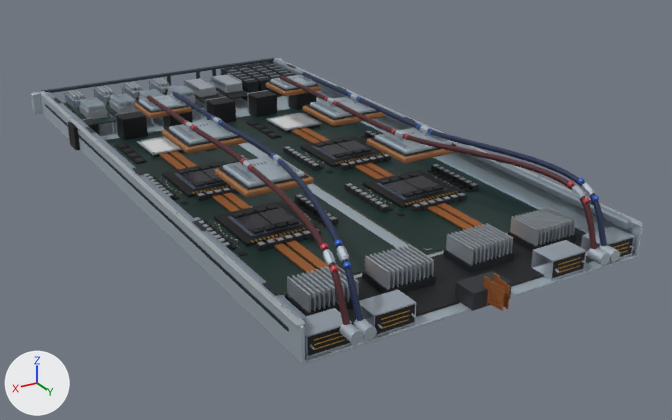
The Blender file tools/blender/compute-tray-gb200.blend as it was, and as the next commit left it.
Before and after are seen from a camera (50 mm lens) standing at (0.575, 1.1, 0.474) and looking at (-0.042, 0.071, -0.041). Every picture has the same lights, and +X, +Y and +Z are marked at lower left. The first picture is the older version.

The first picture shows 'Folded outer wall', 'Folded outer wall.001', 'Formed aluminum chassis', 'REFERENCE_tray-gb200_0012', 'REFERENCE_tray-gb200_0013', 'REFERENCE_tray-gb200_0015', 'REFERENCE_tray-gb200_0016', 'REFERENCE_tray-gb200_0017', 'REFERENCE_tray-gb200_0019', 'REFERENCE_tray-gb200_0028', 'REFERENCE_tray-gb200_0033', 'REFERENCE_tray-gb200_0039', 'REFERENCE_tray-gb200_0041' and 67 more.
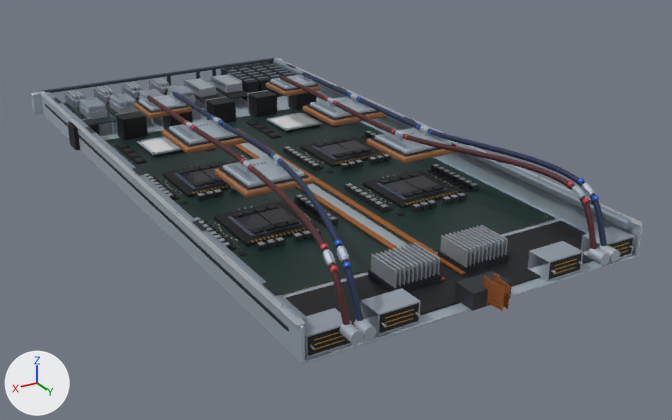
What differs and where, as boxes (x1, y1, x2, y2) in the pictures (672 x 420 px; the box of a moved part takes in the faces that stretch with it):
'REFERENCE_tray-gb200_0033', reshaped (13% narrower, 11% shorter)
    before: (68, 78, 575, 313)
    after: (68, 78, 508, 288)
'REFERENCE_tray-gb200_0016', reshaped
    before: (159, 127, 486, 274)
    after: (234, 128, 467, 281)
part 1 of me_mesh_12, moved or reshaped
    before: (531, 240, 587, 280)
    after: (528, 241, 583, 281)
part 2 of me_mesh_12, moved or reshaped
    before: (360, 290, 416, 336)
    after: (361, 288, 420, 335)
part 3 of me_mesh_16, added
    after: (237, 128, 467, 275)
part 4 of me_mesh_16, added
    after: (234, 144, 445, 281)
part 5 of me_mesh_16, deleted (mostly hidden)
    before: (300, 127, 486, 227)
part 6 of me_mesh_16, deleted (mostly hidden)
    before: (291, 129, 474, 230)
part 7 of me_mesh_16, deleted (mostly hidden)
    before: (170, 151, 329, 270)
part 8 of me_mesh_16, deleted (mostly hidden)
    before: (159, 153, 315, 274)
part 9 of me_mesh_19, moved or reshaped
    before: (552, 252, 585, 278)
    after: (549, 253, 582, 279)
part 10 of me_mesh_19, moved or reshaped
    before: (375, 305, 415, 334)
    after: (379, 303, 419, 333)
part 11 of me_mesh_33, moved or reshaped
    before: (451, 233, 478, 264)
    after: (449, 233, 476, 265)
part 12 of me_mesh_33, moved or reshaped
    before: (404, 245, 430, 278)
    after: (441, 235, 468, 267)
part 13 of me_mesh_33, moved or reshaped
    before: (395, 247, 421, 280)
    after: (414, 243, 440, 275)
part 14 of me_mesh_33, moved or reshaped
    before: (382, 251, 408, 284)
    after: (405, 245, 431, 278)
part 15 of me_mesh_33, moved or reshaped
    before: (374, 253, 399, 287)
    after: (397, 247, 423, 280)
part 16 of me_mesh_33, moved or reshaped
    before: (365, 256, 390, 290)
    after: (384, 250, 410, 284)
part 17 of me_mesh_33, moved or reshaped
    before: (336, 265, 359, 292)
    after: (376, 253, 401, 286)
part 18 of me_mesh_33, deleted
    before: (223, 158, 575, 313)
part 19 of me_mesh_33, moved or reshaped
    before: (369, 224, 509, 288)
    after: (372, 225, 508, 287)

Edits to the bpy script that builds the scene:
```text
Change me_mesh_12:
    where me_mesh_12.from_pydata(...)  # 128 vertices, 240 faces; spans x -0.215..0.215, y -0.447..0.446, z 0.003..0.031
    used by ob_reference_tray_gb200_0012; parent = ob_technical_layout_reference_tray_gb200; location = (0.0, 0.0, 0.0)
    me_mesh_12 part 1: the loose piece of 24 vertices spanning x -0.14..-0.09, y 0.414..0.446, z 0.003..0.027 is moved by (0.005, 0.0, 0.0)
    me_mesh_12 part 2: the loose piece of 24 vertices spanning x 0.09..0.14, y 0.414..0.446, z 0.003..0.027 is moved by (-0.005, 0.0, 0.0)
Change me_mesh_16:
    used by ob_reference_tray_gb200_0016; parent = ob_technical_layout_reference_tray_gb200; location = (0.0, 0.0, 0.0)
    remove me_mesh_16.from_pydata(...)  # 32 vertices, 48 faces; spans x -0.116..0.132, y -0.17..0.35, z 0.006..0.008
    add me_mesh_16.from_pydata(...)  # 16 vertices, 24 faces; spans x -0.019..0.019, y -0.195..0.39, z 0.006..0.008
    me_mesh_16 part 3: a new loose piece, a box spanning x -0.019..-0.011, y -0.195..0.39, z 0.006..0.008, in mat_physical_16 (orange #b87543)
    me_mesh_16 part 4: a new loose piece, a box spanning x 0.011..0.019, y -0.195..0.39, z 0.006..0.008, in mat_physical_16 (orange #b87543)
    me_mesh_16 part 5: the loose piece of 8 vertices spanning x -0.116..-0.104, y -0.17..0.35, z 0.006..0.008 is deleted
    me_mesh_16 part 6: the loose piece of 8 vertices spanning x -0.1..-0.088, y -0.17..0.35, z 0.006..0.008 is deleted
    me_mesh_16 part 7: the loose piece of 8 vertices spanning x 0.104..0.116, y -0.17..0.35, z 0.006..0.008 is deleted
    me_mesh_16 part 8: the loose piece of 8 vertices spanning x 0.12..0.132, y -0.17..0.35, z 0.006..0.008 is deleted
Change me_mesh_19:
    where me_mesh_19.from_pydata(...)  # 224 vertices, 336 faces; spans x -0.213..0.213, y -0.397..0.446, z 0.005..0.026
    used by ob_reference_tray_gb200_0019; parent = ob_technical_layout_reference_tray_gb200; location = (0.0, 0.0, 0.0)
    me_mesh_19 part 9: the loose piece of 8 vertices spanning x -0.138..-0.092, y 0.414..0.446, z 0.005..0.025 is moved by (0.005, 0.0, 0.0)
    me_mesh_19 part 10: the loose piece of 8 vertices spanning x 0.092..0.138, y 0.414..0.446, z 0.005..0.025 is moved by (-0.005, 0.0, 0.0)
Change me_mesh_33:
    used by ob_reference_tray_gb200_0033; parent = ob_technical_layout_reference_tray_gb200; location = (0.0, 0.0, 0.0)
    remove me_mesh_33.from_pydata(...)  # 1184 vertices, 1776 faces; spans x -0.186..0.186, y -0.441..0.388, z 0.012..0.038
    add me_mesh_33.from_pydata(...)  # 976 vertices, 1464 faces; spans x -0.186..0.186, y -0.441..0.388, z 0.012..0.038
    me_mesh_33 part 11: the loose piece of 8 vertices spanning x -0.034..-0.032, y 0.342..0.388, z 0.013..0.033 is moved by (0.002, 0.0, 0.0)
    me_mesh_33 part 12: the loose piece of 8 vertices spanning x 0.032..0.034, y 0.342..0.388, z 0.013..0.033 is moved by (-0.052, 0.0, 0.0)
    me_mesh_33 part 13: the loose piece of 8 vertices spanning x 0.043..0.045, y 0.342..0.388, z 0.013..0.033 is moved by (-0.025, 0.0, 0.0)
    me_mesh_33 part 14: the loose piece of 8 vertices spanning x 0.06..0.062, y 0.342..0.388, z 0.013..0.033 is moved by (-0.03, 0.0, 0.0)
    me_mesh_33 part 15: the loose piece of 8 vertices spanning x 0.071..0.073, y 0.342..0.388, z 0.013..0.033 is moved by (-0.03, 0.0, 0.0)
    me_mesh_33 part 16: the loose piece of 8 vertices spanning x 0.082..0.084, y 0.342..0.388, z 0.013..0.033 is moved by (-0.025, 0.0, 0.0)
    me_mesh_33 part 17: the loose piece of 8 vertices spanning x 0.121..0.123, y 0.342..0.388, z 0.013..0.033 is moved by (-0.053, 0.0, 0.0)
    me_mesh_33 part 18: 26 loose pieces with 208 vertices, spanning x -0.179..0.179, y 0.038..0.388, z 0.012..0.033, are deleted
    me_mesh_33 part 19: 48 vertices moved from x -0.078..0.078, y 0.342..0.388, z 0.013..0.033 to x -0.074..0.074, y 0.342..0.388, z 0.013..0.033
    other edits to the shape of me_mesh_33 do not show in these pictures
```
